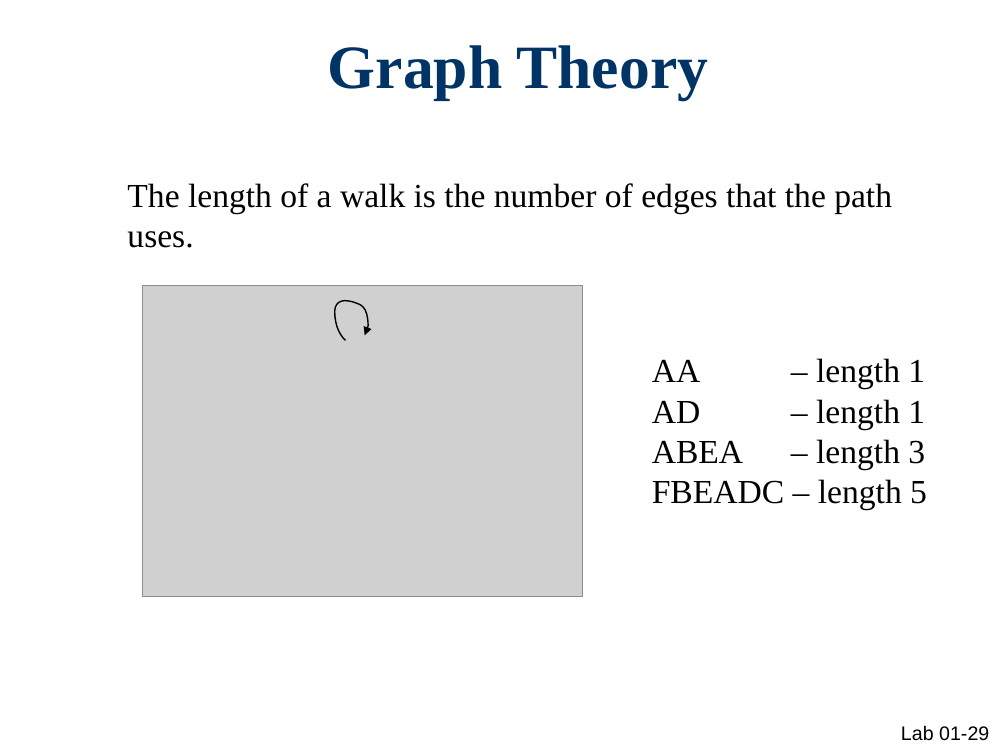
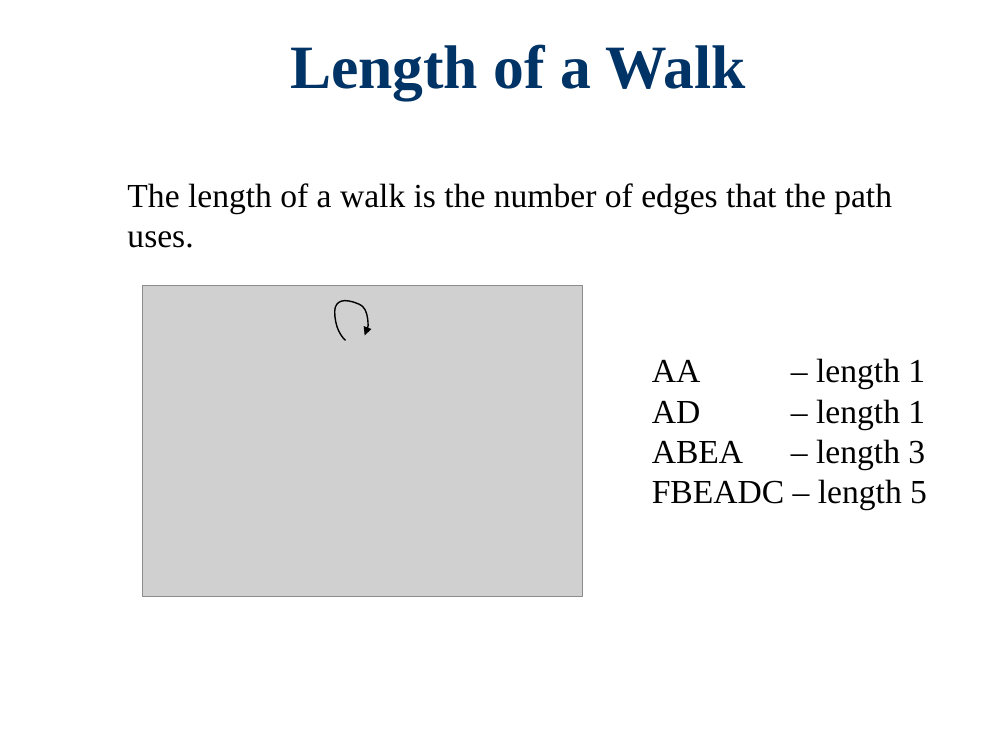
Before and after one commit to Cy-FairCS/cs3, a slide deck: slide 31 of u09a_graphTheory/notes/0 Graph Theory Terminology/Graph Theory Terms.pptx (slide 29 before the commit). Drawn at 1008x756 pixels with LibreOffice and Linux fonts; fonts in the diff are those of the drawing; grey boxes stand for pictures; background and template pictures are left out. Boxes give left, top, right and bottom in pixels: in the first picture for what was removed or moved away, otherwise in the second. Text is boxed around its words. In the diff, an @@ line names an element or a change of style, - is before the commit and + after.

```diff
--- a/u09a_graphTheory/notes/0 Graph Theory Terminology/Graph Theory Terms.pptx
+++ b/u09a_graphTheory/notes/0 Graph Theory Terminology/Graph Theory Terms.pptx
@@ title at [290,44,745,99]: text changed @@
-Graph Theory
+Length of a Walk
@@ page number removed at [901,725,989,741] @@
-Lab 01-29
```
Also in this commit, not shown: 16 other slides changed, 8 slides added, 1 slide removed, 31 other files.
